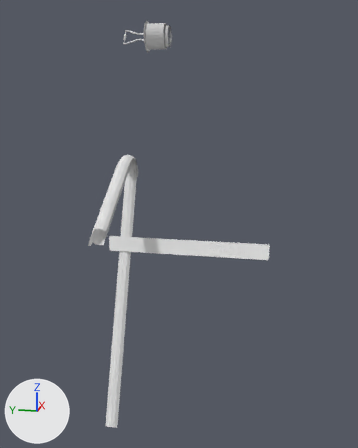
Before and after pictures for a commit that changed the OBJ model DarkChaos-Dev/gameitems/Primitive.LM_L_LC1_Parts.obj.
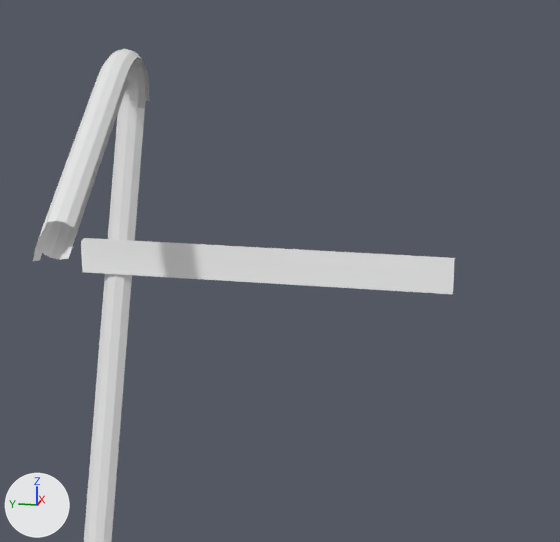
Each version is shown whole from a camera (50 mm lens) standing at (-603.0, -234.0, 628.0) and looking at (-257.0, -165.0, 542.0), then close up on the part from 21% to 88% of the width and 30% to 82% of the height. Lighting does not change. The marker at lower left points along +X, +Y and +Z. Where no turn or scale is listed for an object, it has been applied to the vertices. Vertices at the same position are counted once.

Names of what the first close-up shows: 'LM_L_LC1_Parts'.
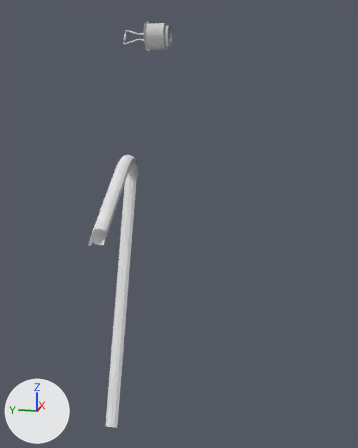
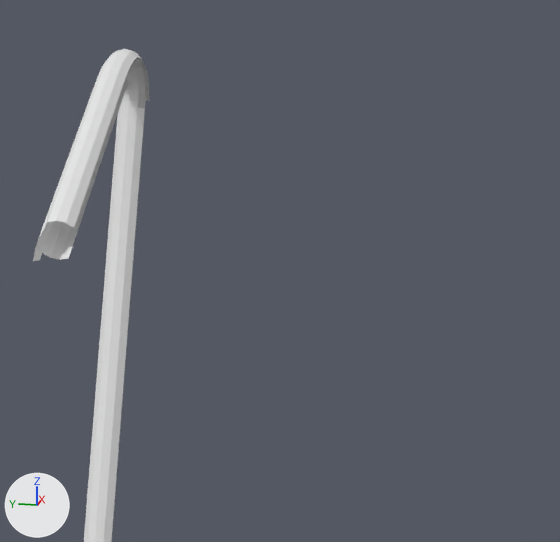
Edits to the bpy script that builds the scene:
```text
Change me_lm_l_lc1_parts:
    where me_lm_l_lc1_parts.from_pydata(...)  # 700 vertices, 1133 faces; spans x -304.0..-214.0, y -230.0..-105.0, z 385.0..678.0
    used by ob_lm_l_lc1_parts; location = (0.0, 0.0, 0.0)
    me_lm_l_lc1_parts part 1: the loose piece of 14 vertices spanning x -246.0..-241.0, y -230.0..-105.0, z 515.0..526.0 is deleted
```

What differs and where, as boxes [x1, y1, x2, y2] in the close-ups (560 x 542 px):
'LM_L_LC1_Parts', reshaped
    before: [33, 49, 455, 542]
    after: [33, 49, 149, 542]
part 1 of me_lm_l_lc1_parts, deleted
    before: [81, 238, 455, 294]
